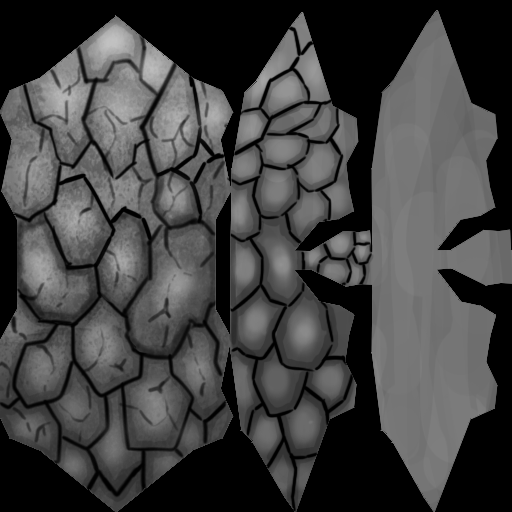
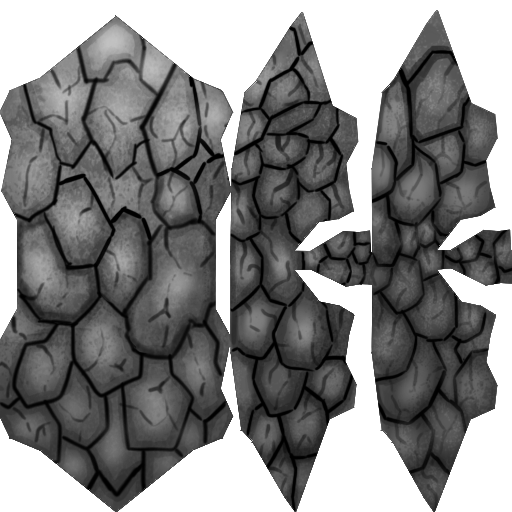
The second 512 x 512 image is a revision of the first. Changes to its layers:
added layer "Laag 14" above "Laag 12" over [left=301, top=10, right=512, bottom=512]
added layer "Laag 13" above "Laag 11" over [left=309, top=60, right=512, bottom=512]
added layer "Laag 11" above "rock lines" over [left=355, top=60, right=512, bottom=512]
added layer "Laag 7" above "Kleurtoon/verzadiging 2" over [left=368, top=49, right=512, bottom=476]
added layer "Kleurtoon/verzadiging 1" above "Laag 10" over [left=367, top=45, right=512, bottom=478]
added layer "Laag 10" above "Laag 5" over [left=351, top=10, right=512, bottom=512]
painted on "Laag 5" over [left=231, top=22, right=346, bottom=495]
added layer "Laag 6" above "Laag 4" over [left=0, top=10, right=512, bottom=512]
hid "Laag 2" over [left=0, top=0, right=512, bottom=512]
